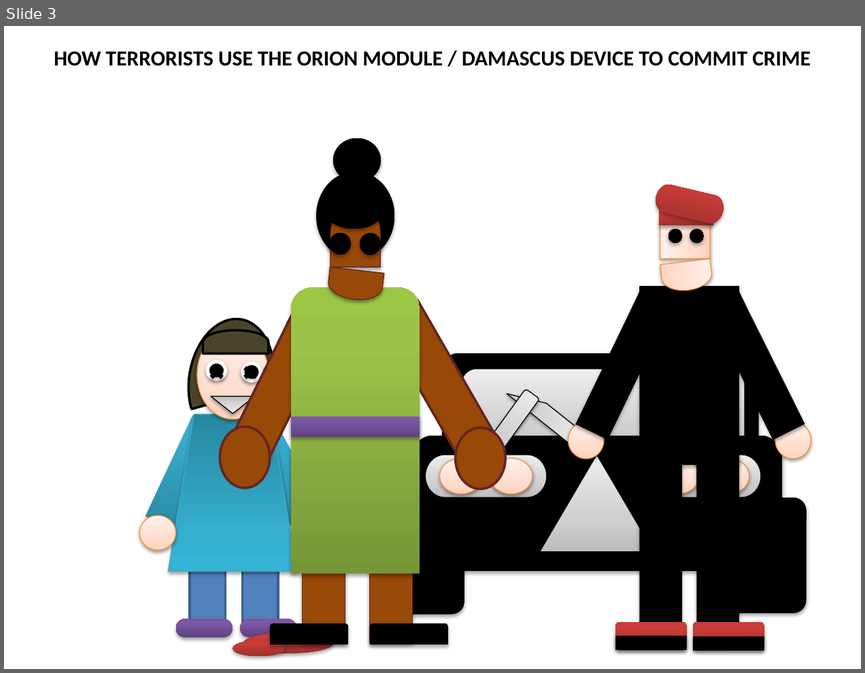
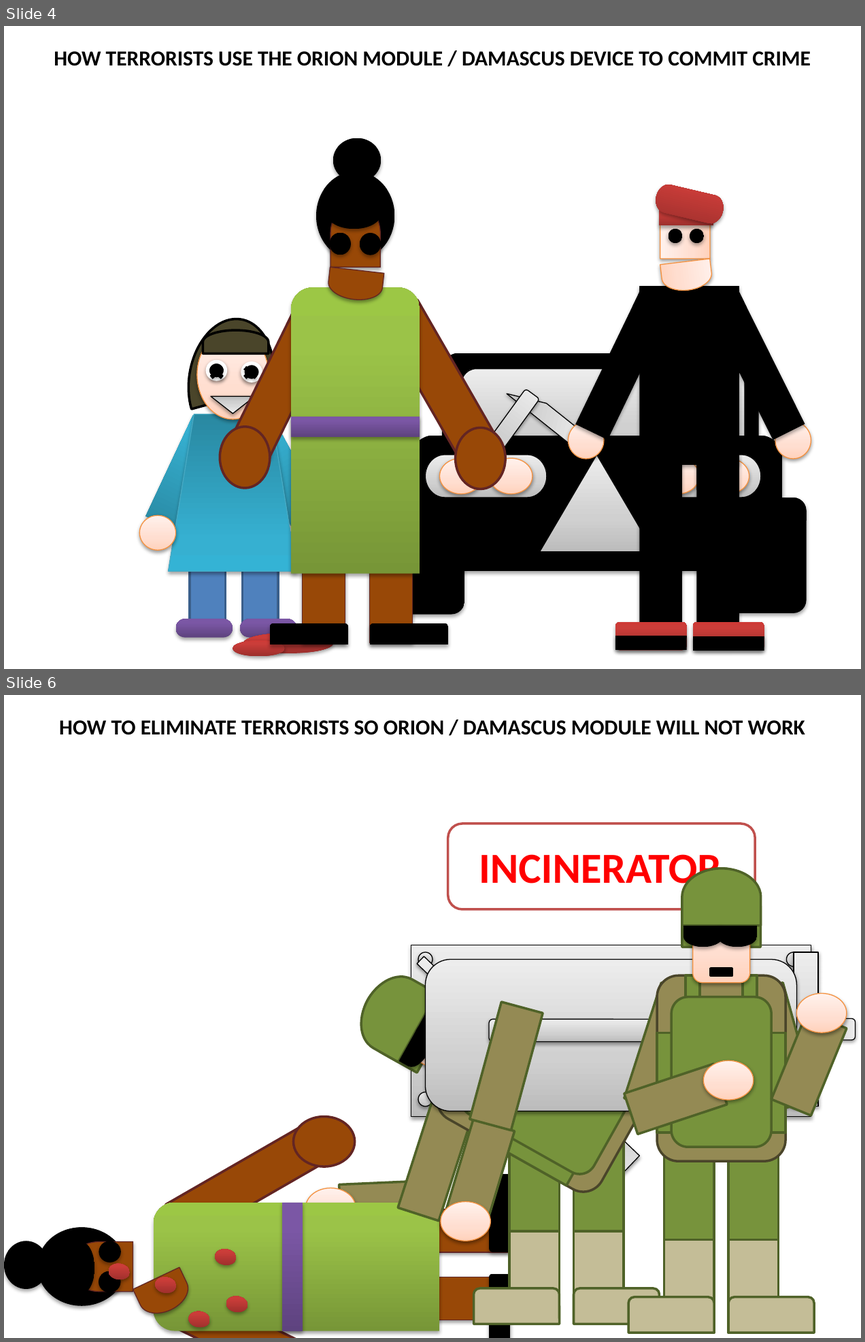
Before and after one commit to EmeraldCityIT/ORION-MODULE-Quantization-Recomposition-of-Biological-Lattice-Structures, a slide deck: incomplete-presentation.pptx. Shown one above the other, each under a label of ours: slide 3 before the commit, slides 4 and 6 after it; the slides between them are not shown. The pictures are 865x673 and 865x1342 pixels, drawn with LibreOffice and Linux fonts; fonts in the diff are those of the drawing. Boxes give left, top, right and bottom in pixels: in the first picture for what was removed or moved away, otherwise in the second. Text is boxed around its words. In the diff, an @@ line names an element or a change of style, - is before the commit and + after.

```diff
--- a/incomplete-presentation.pptx
+++ b/incomplete-presentation.pptx
@@ slide 6 added at bbox=[4, 695, 861, 1338], background #FFFFFF @@
@@ text added at bbox=[59, 720, 805, 735], 18 pt, text #000000, bold @@
+HOW TO ELIMINATE TERRORISTS SO ORION / DAMASCUS MODULE WILL NOT WORK
@@ rounded rectangle added at bbox=[448, 824, 755, 909], fill #FFFFFF, outline #C0504D 2 pt @@
@@ text added at bbox=[479, 854, 721, 894], 36 pt, text #FF0000, bold @@
+INCINERATOR
@@ rounded rectangle added at bbox=[426, 959, 797, 1110], fill gradient #BDBDBD to #D1D1D1 to #EEEEEE, outline #000000 0.75 pt @@
@@ rectangle added at bbox=[793, 952, 818, 1106], fill gradient #BDBDBD to #D1D1D1 to #EEEEEE, outline #000000 0.75 pt @@
@@ group added at bbox=[624, 868, 847, 1332]: 12 rectangles, 4 flow chart delays, 3 rounded rectangles, 2 round same rects, 2 ellipses @@
@@ rectangle added at bbox=[470, 1002, 543, 1130], fill #948A54, outline #4F6228 2 pt @@
@@ rounded rectangle added at bbox=[489, 1019, 727, 1041], fill gradient #BDBDBD to #D1D1D1 to #EEEEEE, outline #000000 0.75 pt @@
@@ round same rect added at bbox=[819, 1019, 855, 1040], fill gradient #BDBDBD to #D1D1D1 to #EEEEEE, outline #000000 0.75 pt @@
@@ group added at bbox=[348, 965, 655, 1200]: 4 flow chart delays, 4 rectangles, 3 rounded rectangles @@
@@ group added at bbox=[417, 956, 639, 1192]: 3 rectangles, 1 flow chart manual input, 1 flow chart punched tape @@
@@ group added at bbox=[520, 975, 657, 1094]: 2 ellipses, 2 flow chart delays @@
@@ rectangle added at bbox=[468, 1071, 753, 1091], fill gradient #BDBDBD to #D1D1D1 to #EEEEEE, outline #000000 0.75 pt @@
@@ rectangle added at bbox=[398, 1091, 476, 1221], fill #948A54, outline #4F6228 2 pt @@
@@ group added at bbox=[411, 945, 811, 1117]: 4 ellipses, 1 rectangle, 1 rounded rectangle @@
@@ rectangle added at bbox=[446, 1119, 515, 1221], fill #948A54, outline #4F6228 2 pt @@
@@ rectangle added at bbox=[339, 1181, 435, 1227], fill #948A54, outline #4F6228 2 pt @@
@@ ellipse added at bbox=[306, 1187, 356, 1227], fill gradient #FFD2BD to #FFDED0 to #FFF2ED, outline #F69240 0.75 pt @@
@@ ellipse added at bbox=[440, 1202, 490, 1241], fill gradient #FFD2BD to #FFDED0 to #FFF2ED, outline #F69240 0.75 pt @@
@@ group added at bbox=[4, 1117, 511, 1338]: 11 ellipses, 5 rectangles, 3 round same rects, 2 flow chart delays @@
@@ group added at bbox=[473, 1138, 660, 1324]: 4 rectangles, 2 round same rects @@
@@ what was slide 3 is now slide 4 @@
```
Also in this commit, not shown: 2 slides changed, 1 other slide added.
